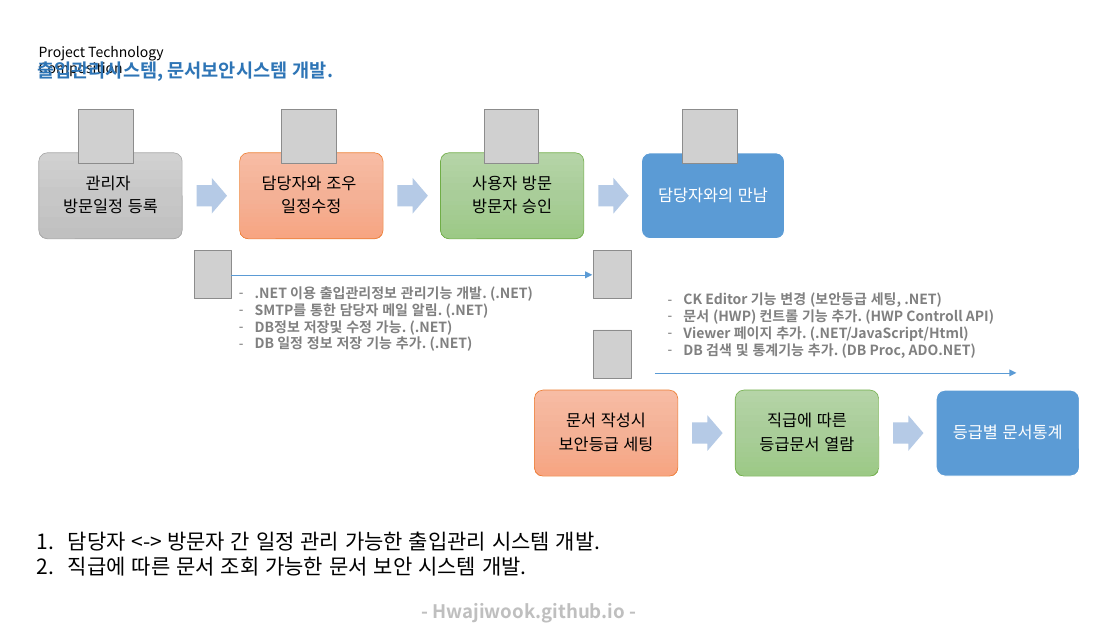
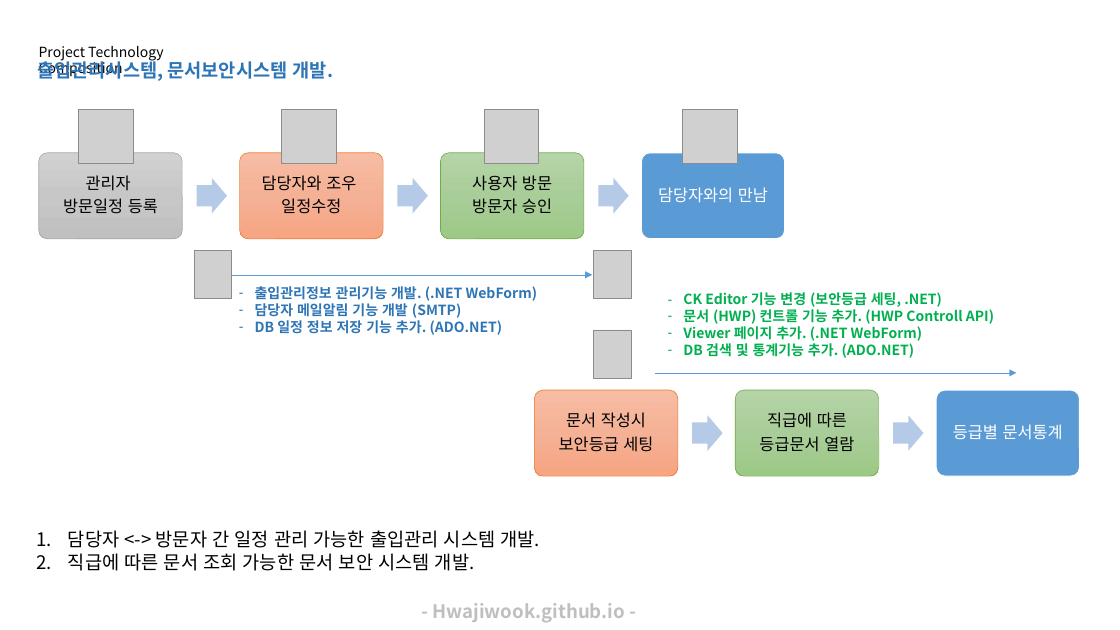
Before and after one commit to hwajiwook/hwajiwook.github.io, a slide deck: slide 1 of assets/document/신분당선 출입관리시스템, 문서보안시스템 개발.pptx. Drawn at 1120x630 pixels with LibreOffice and Linux fonts; fonts in the diff are those of the drawing; grey boxes stand for pictures. Boxes give left, top, right and bottom in pixels: in the first picture for what was removed or moved away, otherwise in the second. Text is boxed around its words. In the diff, an @@ line names an element or a change of style, - is before the commit and + after.

```diff
--- a/assets/document/신분당선 출입관리시스템, 문서보안시스템 개발.pptx
+++ b/assets/document/신분당선 출입관리시스템, 문서보안시스템 개발.pptx
@@ text at [255,286,537,335]: text changed; text colour #808080 to #2E75B6 @@
-– .NET 이용 출입관리정보 관리기능 개발. (.NET)
-– SMTP를 통한 담당자 메일 알림. (.NET)
-– DB정보 저장및 수정 가능. (.NET)
-– DB 일정 정보 저장 기능 추가. (.NET)
+– 출입관리정보 관리기능 개발. (.NET WebForm)
+– 담당자 메일알림 기능 개발 (SMTP)
+– DB 일정 정보 저장 기능 추가. (ADO.NET)
@@ text at [683,292,994,324]: text colour #808080 to #00B050 in "CK Editor 기능 변경 (보안등급 세팅, .NET)", "문서 (HWP) 컨트롤 기능 추가. (HWP Controll ..." @@
@@ text at [683,326,922,358]: text changed; text colour #808080 to #00B050 @@
-– Viewer 페이지 추가. (.NET/JavaScript/Html)
-– DB 검색 및 통계기능 추가. (DB Proc, ADO.NET)
+– Viewer 페이지 추가. (.NET WebForm)
+– DB 검색 및 통계기능 추가. (ADO.NET)
@@ text "담당자 <-> 방문자 간 일정 ..." at [68,530,541,571]: size 18 to 16 pt @@
```
Also in this commit, not shown: 2 other files.
